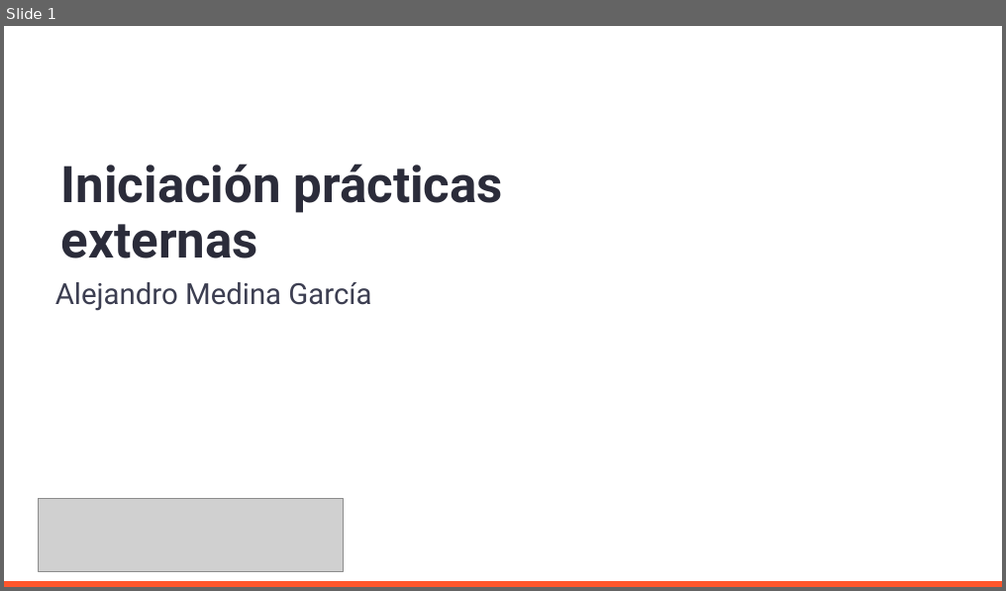
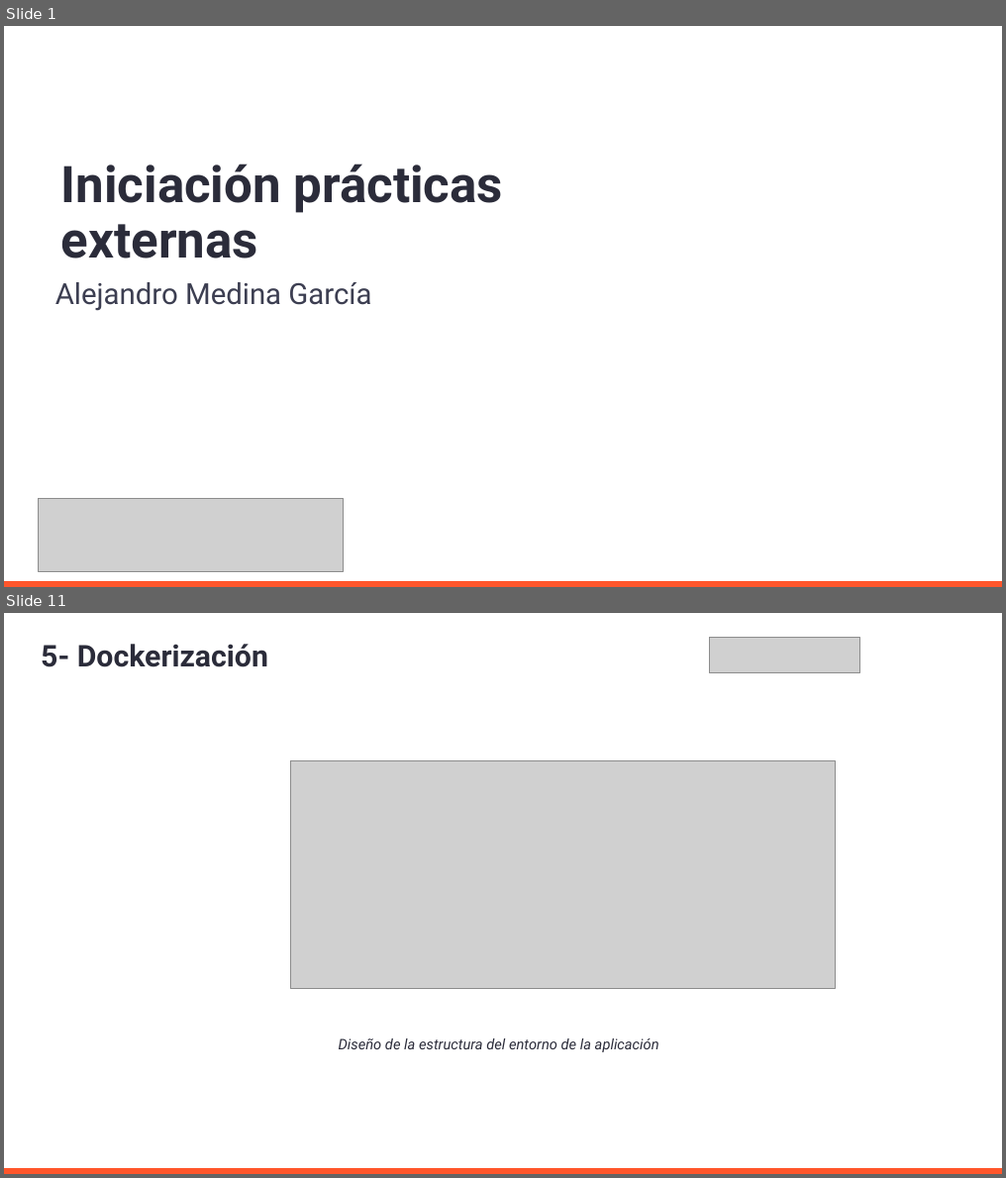
Before and after one commit to AleMedinaGarc/DotnetAPI-Practice, a slide deck: IniciacionDePracticasExternas.pptx. Shown one above the other, each under a label of ours: slide 1 before the commit, slides 1 and 11 after it; the slides between them are not shown. The pictures are 1006x591 and 1006x1178 pixels, drawn with LibreOffice and Linux fonts; fonts in the diff are those of the drawing; grey boxes stand for pictures; background and template pictures are left out. Boxes give left, top, right and bottom in pixels: in the first picture for what was removed or moved away, otherwise in the second. Text is boxed around its words. In the diff, an @@ line names an element or a change of style, - is before the commit and + after.

```diff
--- a/IniciacionDePracticasExternas.pptx
+++ b/IniciacionDePracticasExternas.pptx
@@ slide 11 added at [4, 613, 1002, 1174], background #FFFFFF; not listed: 1 template element that a slide beside it also shows @@
@@ picture added at [710, 637, 859, 672] @@
@@ title added at [41, 644, 268, 667], 28.8 pt, text #2B2C3A, bold @@
+5- Dockerización
@@ picture added at [291, 761, 836, 988] @@
@@ text added at [339, 1039, 659, 1053], 14 pt, text #2B2C3A, italic @@
+Diseño de la estructura del entorno de la aplicación
```
Also in this commit, not shown: 2 slides changed, 9 other slides added, 1 slide removed, 1 other file.
